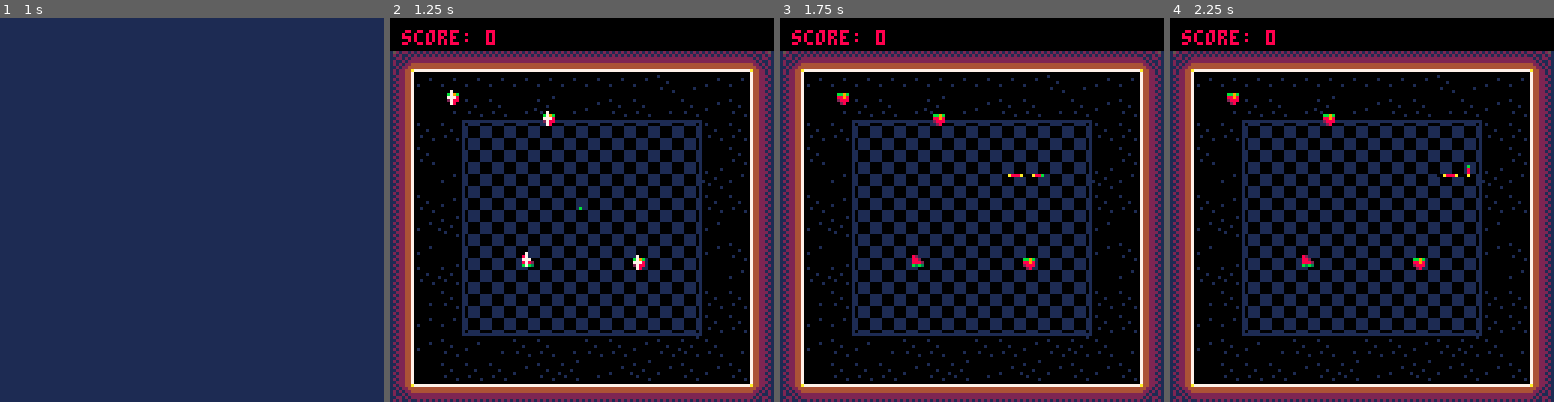
Above: before the commit, frames 1-4 (left to right).
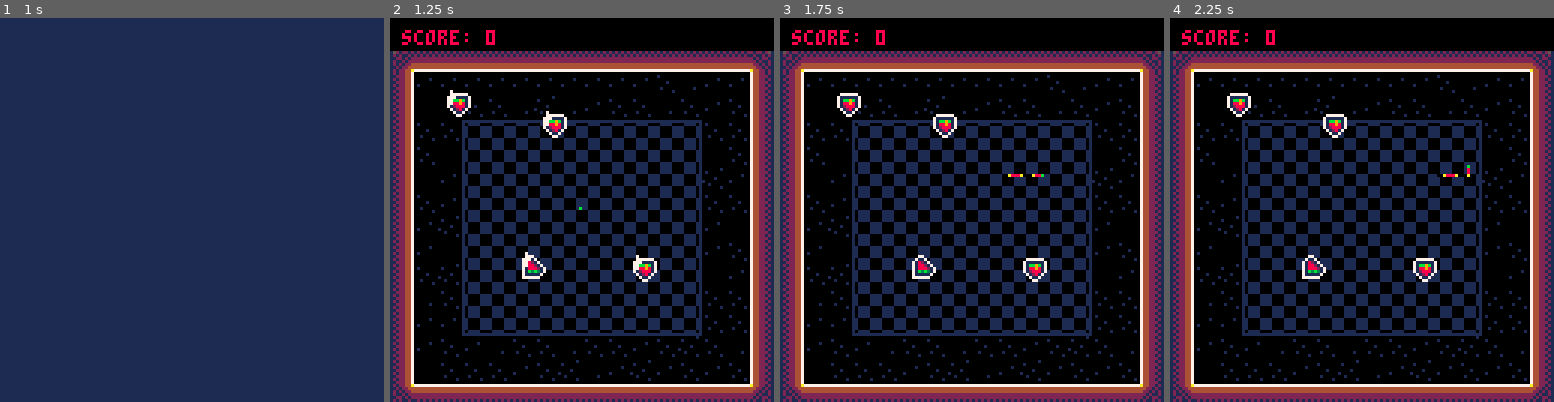
Above: after the commit, the same moments.

Repository: tmelot2/pico-8
Game: PICO-8 cartridge snekdash.p8
Same seed, same stepped clock (60 frames per second), same inputs: the game is played once before the commit and once after it.
Inputs:
- Up to frame 1 (1 s): tap X (X key) at 0.33 s; tap O (Z key) at 0.7 s
- Up to frame 2 (1.25 s): tap X (X key) at 1.07 s
- Up to frame 3 (1.75 s): hold Right from 1.6 s (still down); tap O (Z key) at 1.7 s
- Up to frame 4 (2.25 s): tap X (X key) at 1.85 s; release Right at 2.1 s; tap O (Z key) at 2.1 s; hold Up from 2.15 s (still down)

Frame 1 is identical in both runs. In frame 2, 1.0% of the frame differs, in the area x 14-70%, y 19-69%; in frame 3, 1.1%; in frame 4, 1.1%.

Commit message:
Improve food art, update collision to handle increased size

Diff:
--- a/snekdash.p8
+++ b/snekdash.p8
@@ -689,7 +689,7 @@
 -- collects food if pos collides with any food
 function playerfoodcollide(food,pos)
   for f in all(food) do
-    if (iscolliding({x=pos.x,y=pos.y,w=1,h=1},{x=f.x,y=f.y,w=4,h=4})) then
+    if (iscolliding({x=pos.x,y=pos.y,w=1,h=1},{x=f.x,y=f.y,w=8,h=8})) then
       collectfood(food,f)
       dasheatmessage()
     end
@@ -1278,22 +1278,22 @@
 end
 
 __gfx__
-00000000bb9b00008200000041111111000000000000000000000000000700000007000000070000000000100000000000000000000000000000000000000000
-00000000889800008820000041111111000000000000000000070000000700000007000000000000010000000000000001000000000000000000000000000000
-00000000288800008882000041111111000000000000000000070000000700000000000000000000000000000000010000000000000000000000000000000000
-0000000002800000b3b3000044444444000000000000000000777000777777777700077770000007000010000000000000001000000000000000000000000000
-00000000000000000000000011114111000000000000000000070000000700000000000000000000100000000100000000000000000000000000000000000000
-00000000000000000000000011114111000000000000000000070000000700000007000000000000001000000000000000100000000001000000000000000000
-00000000000000000000000011114111000000000000000000000000000700000007000000000000000000100000000000000010000000000000000000000000
-00000000000000000000000044444444000000000000000000000000000700000007000000070000000000000000000000000000000000000000000000000000
-00000000000300000b009bb012122447744221211111111111111111777777777777777772122447111111111111111111111111000000000000000000000000
-0000000000fa000000bb900b112224477442221115212212212212517ff1221221221ff771222447101111000011110000111101000000000000000000000000
-000000000fa0000000888800121224477442212112121121121121217f121121121121f772122447110000111100001111000011000000000000000000000000
-00000000aa000000088eee8011222447744222111122121221212211712112111121121771222447110000111100001111000011000000000000000000000000
-000000000000000008888e8012122447744221211211212222121121721121111112112772122447110000111100001111000011000000000000000000000000
-00000000000000000888888011222447744222111212122442212121721211144111212771222447110000111100001111000011000000000000000000000000
-00000000000000000888888012122447744221211121224444221211712111444411121772122447101111000011110000111101000000000000000000000000
-00000000000000000088880011222447744222111212244aa44221217211144aa441112771222447101111000011110000111101000000000000000000000000
+00000000077777700077000041111111000000000000000000000000000700000007000000070000000000100000000000000000000000000000000000000000
+00000000711111170711700041111111000000000000000000070000000700000007000000000000010000000000000001000000000000000000000000000000
+0000000071bb9b177182170041111111000000000000000000070000000700000000000000000000000000000000010000000000000000000000000000000000
+00000000718898177188217044444444000000000000000000777000777777777700077770000007000010000000000000001000000000000000000000000000
+00000000712888177188821711114111000000000000000000070000000700000000000000000000100000000100000000000000000000000000000000000000
+000000000712817071b3b31711114111000000000000000000070000000700000007000000000000001000000000000000100000000001000000000000000000
+00000000007117007111117011114111000000000000000000000000000700000007000000000000000000100000000000000010000000000000000000000000
+00000000000770007777770044444444000000000000000000000000000700000007000000070000000000000000000000000000000000000000000000000000
+00000000000007000b009bb012122447744221211111111111111111777777777777777772122447111111111111111111111111000000000000000000000000
+000000000000717000bb900b112224477442221115212212212212517ff1221221221ff771222447101111000011110000111101000000000000000000000000
+000000000007131700888800121224477442212112121121121121217f121121121121f772122447110000111100001111000011000000000000000000000000
+000000000071fa17088eee8011222447744222111122121221212211712112111121121771222447110000111100001111000011000000000000000000000000
+00000000071fa17008888e8012122447744221211211212222121121721121111112112772122447110000111100001111000011000000000000000000000000
+0000000071aa17000888888011222447744222111212122442212121721211144111212771222447110000111100001111000011000000000000000000000000
+00000000071170000888888012122447744221211121224444221211712111444411121772122447101111000011110000111101000000000000000000000000
+00000000007700000088880011222447744222111212244aa44221217211144aa441112771222447101111000011110000111101000000000000000000000000
 00000000000000001111111177777777111111111212244aa44221217211144aa441112774422127101111000011110000111101000000000000000000000000
 00000000000000001111111144444444121212121121224444221211712111444411121774422217101111000011110000111101000000000000000000000000
 00000000000000001111111144444444212121211212122442212121721211144111212774422127110000111100001111000011000000000000000000000000
